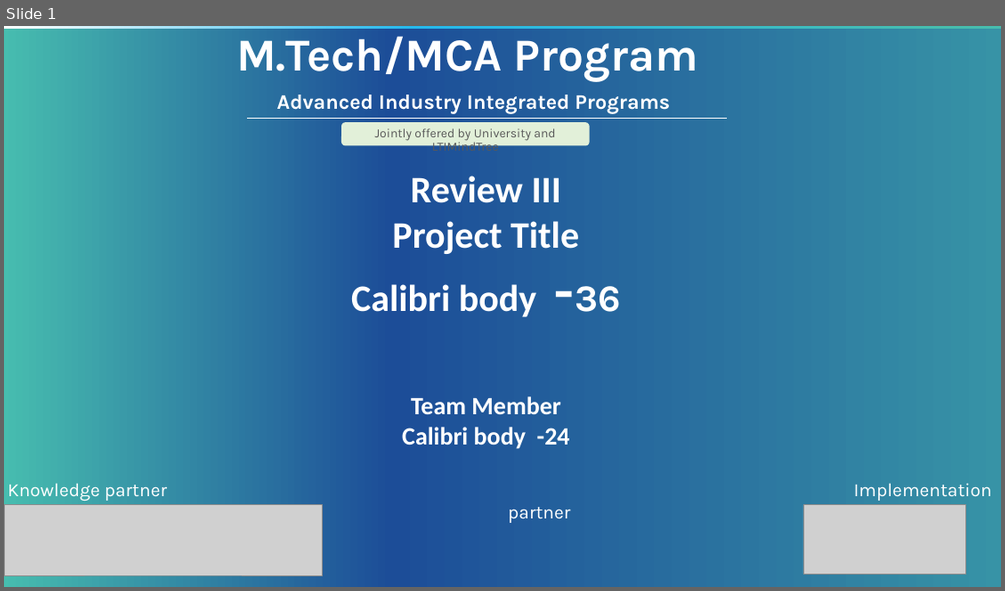
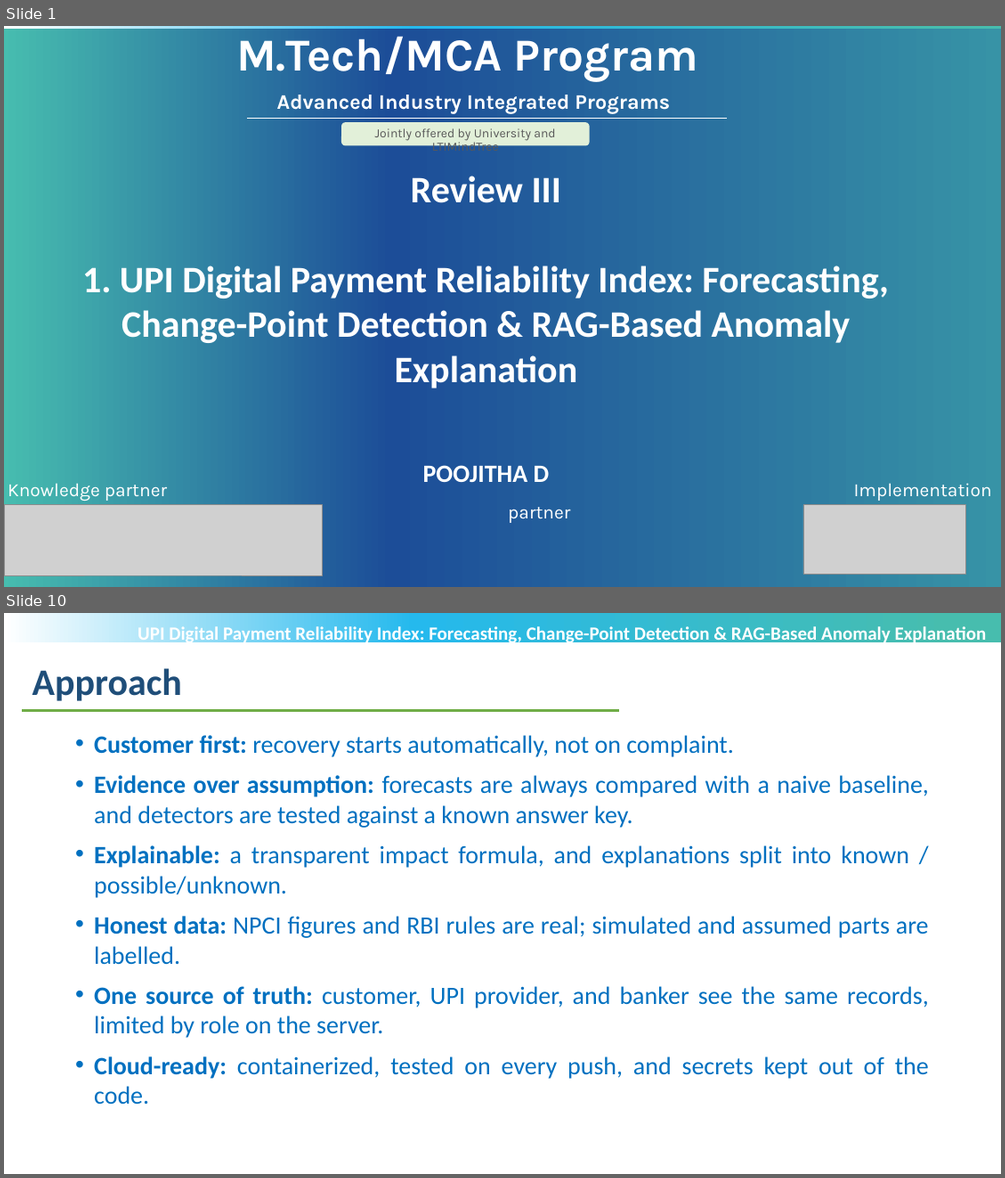
Before and after one commit to POOJITHA-02/lti-proj, a slide deck: MTech-Project_Review3_PPT_Template_V1.pptx. Shown one above the other, each under a label of ours: slide 1 before the commit, slides 1 and 10 after it; the slides between them are not shown. The pictures are 1005x591 and 1005x1178 pixels, drawn with LibreOffice and Linux fonts; fonts in the diff are those of the drawing; grey boxes stand for pictures; background and template pictures are left out. Boxes give left, top, right and bottom in pixels: in the first picture for what was removed or moved away, otherwise in the second. Text is boxed around its words. In the diff, an @@ line names an element or a change of style, - is before the commit and + after.

```diff
--- a/MTech-Project_Review3_PPT_Template_V1.pptx
+++ b/MTech-Project_Review3_PPT_Template_V1.pptx
@@ slide 10 added at (4, 613, 1001, 1174), background #FFFFFF; not listed: 1 template element that a slide beside it also shows @@
@@ text added at (138, 624, 987, 645), 18 pt, text #FFFFFF, bold @@
+UPI Digital Payment Reliability Index: Forecasting, Change-Point Detection & RAG-Based Anomaly Explanation
@@ text added at (32, 668, 182, 701), 36 pt, text #1F4E79, bold @@
+Approach
@@ line added from (22, 710) to (619, 710), #70AD47 2.25 pt @@
@@ text added at (94, 735, 929, 1104), 24 pt, text #0070C0 @@
+• Customer first: recovery starts automatically, not on complaint.
+• Evidence over assumption: forecasts are always compared with a naive baseline, and detectors are tested against a known answer key.
+• Explainable: a transparent impact formula, and explanations split into known / possible/unknown.
+• Honest data: NPCI figures and RBI rules are real; simulated and assumed parts are labelled.
+• One source of truth: customer, UPI provider, and banker see the same records, limited by role on the server.
+• Cloud-ready: containerized, tested on every push, and secrets kept out of the code.
@@ slide 1 changed as well @@
@@ text at (82, 265, 889, 482): text changed @@
-Project Title
-Calibri body -36
-Team Member
-Calibri body -24
+1. UPI Digital Payment Reliability Index: Forecasting, Change-Point Detection & RAG-Based Anomaly Explanation
+POOJITHA D
```
Also in this commit, not shown: 1 other slide changed, 17 other slides added, 9 slides removed.
